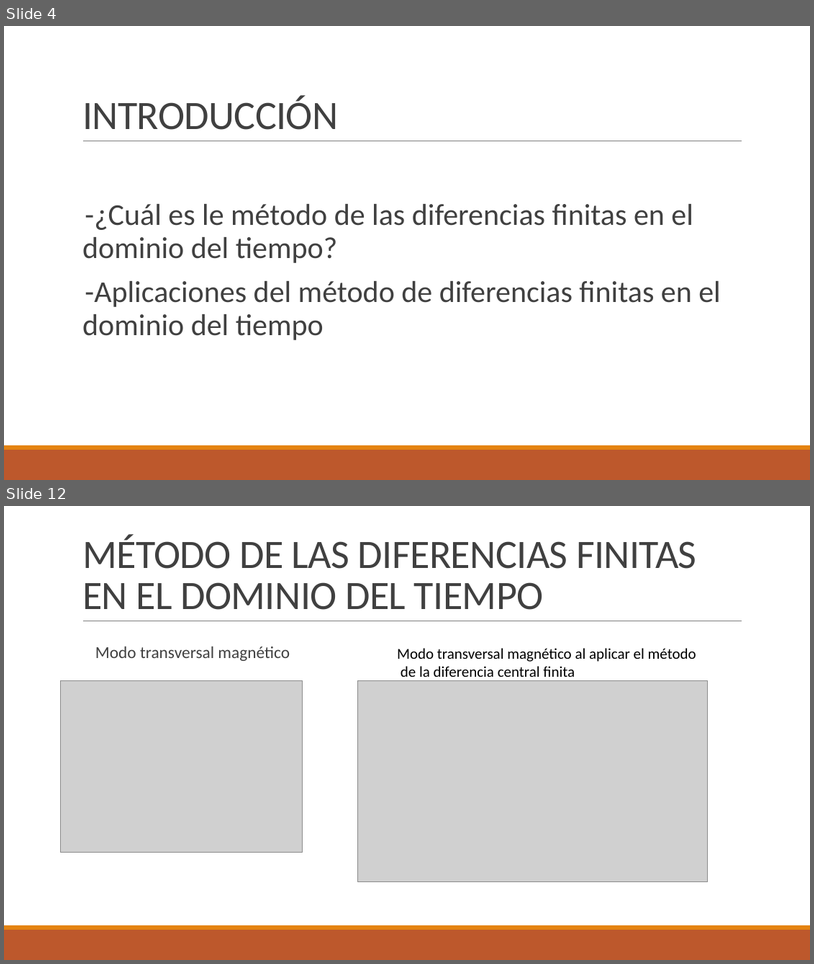
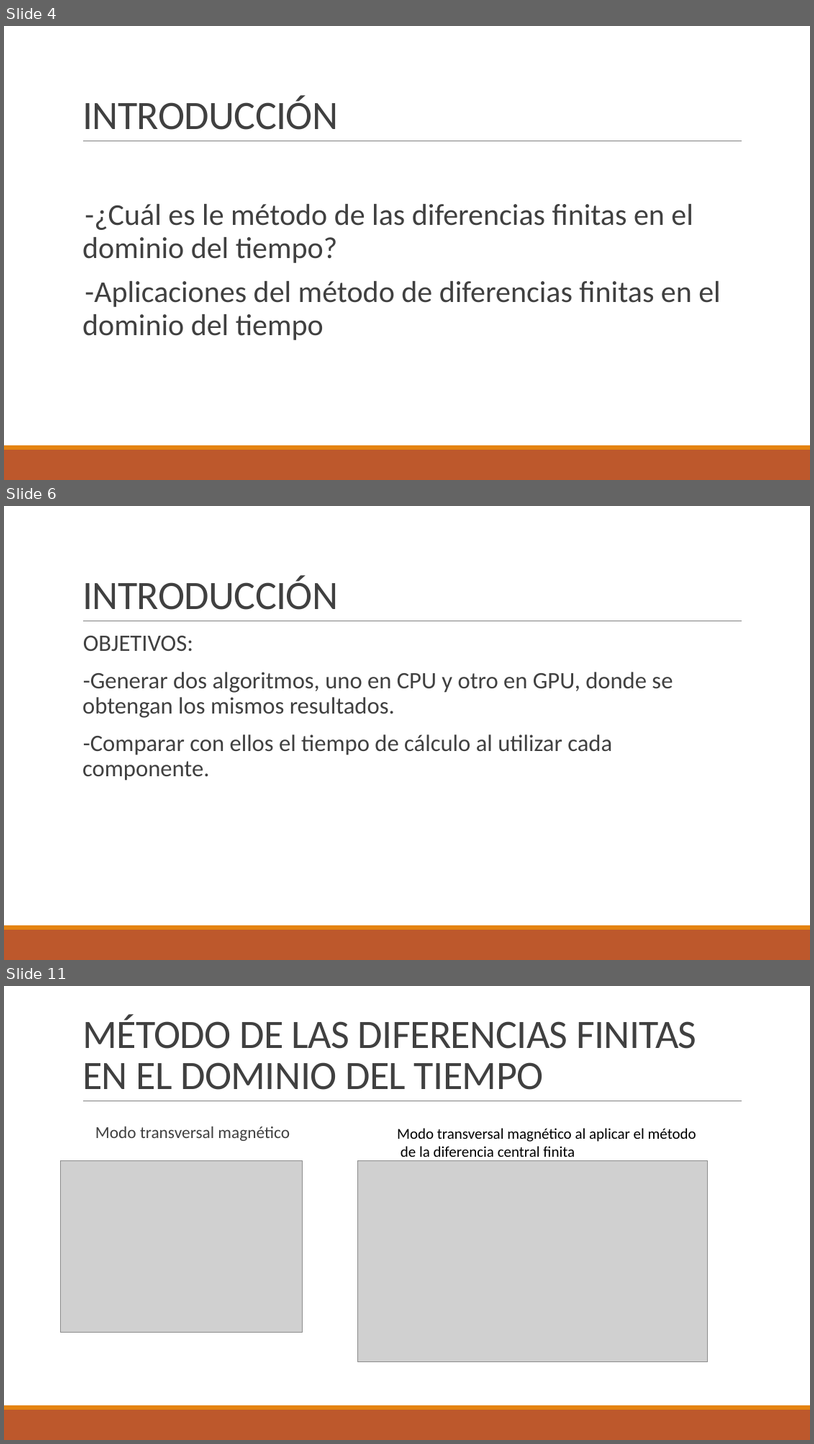
Before and after one commit to juanjo1213/TFG-FDTD, a slide deck: Diapositivas/FDTD.pptx. Shown one above the other, each under a label of ours: slides 4 and 12 before the commit, slides 4, 6 and 11 after it; the slides between them are not shown. The pictures are 814x964 and 814x1444 pixels, drawn with LibreOffice and Linux fonts; fonts in the diff are those of the drawing; grey boxes stand for pictures. Boxes give left, top, right and bottom in pixels: in the first picture for what was removed or moved away, otherwise in the second. Text is boxed around its words. In the diff, an @@ line names an element or a change of style, - is before the commit and + after.

```diff
--- a/Diapositivas/FDTD.pptx
+++ b/Diapositivas/FDTD.pptx
@@ slide 6 added at bbox=[4, 506, 810, 960], background #FFFFFF; not listed: 3 template elements that a slide beside it also shows @@
@@ title added at bbox=[82, 576, 338, 610], 48 pt, text #404040 @@
+INTRODUCCIÓN
@@ text added at bbox=[82, 636, 673, 780], 28 pt, text #404040 @@
+  OBJETIVOS:
+  -Generar dos algoritmos, uno en CPU y otro en GPU, donde se obtengan los mismos resultados.
+  -Comparar con ellos el tiempo de cálculo al utilizar cada componente.
@@ what was slide 12 is now slide 11 @@
```
Also in this commit, not shown: 8 slides changed, 1 other slide added, 3 slides removed, 6 other files.
